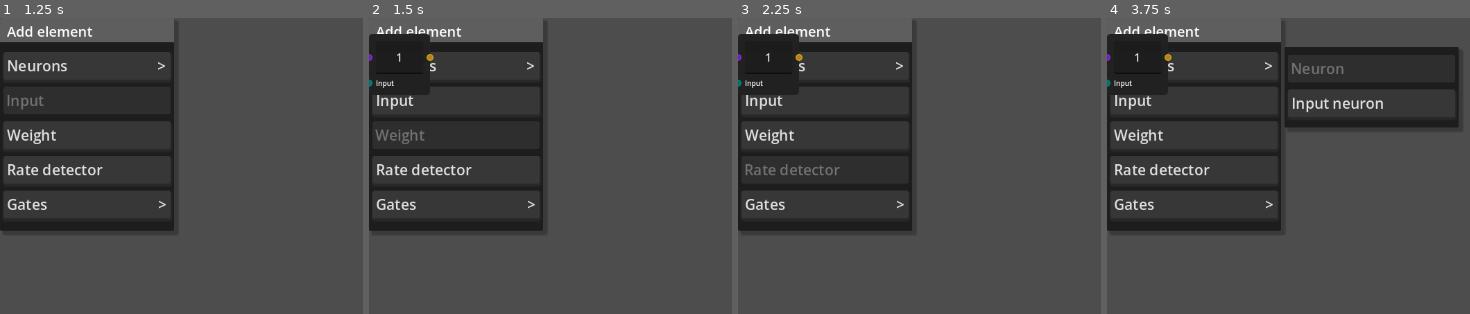
Above: before the commit, frames 1-4 (left to right).
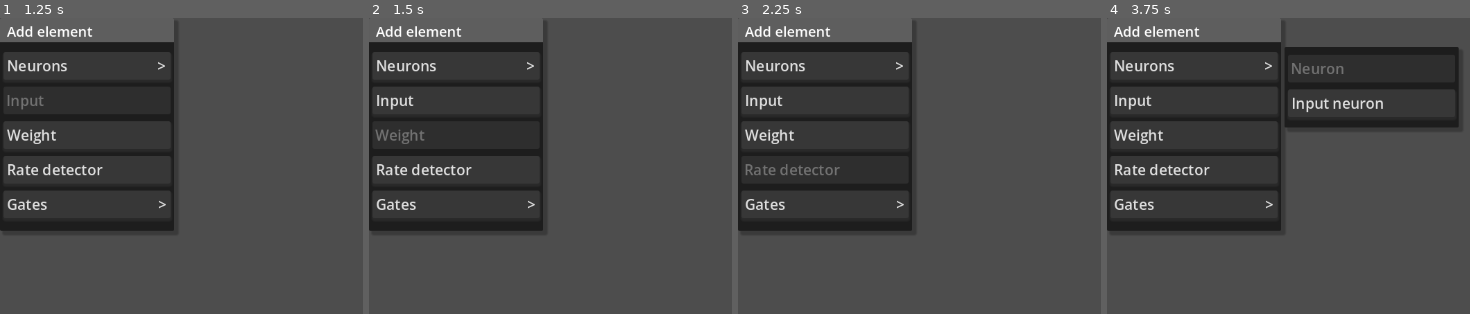
Above: after the commit, the same moments.

Repository: TheHat1/synapse
Game: Godot game, scene res://UI/Menus/add_elements_menu.tscn
Same seed, same stepped clock (60 frames per second), same inputs: the game is played once before the commit and once after it. This scene is started directly instead of the project's main scene.
Inputs:
- Up to frame 1 (1.25 s): click "Input" at 0.5 s
- Up to frame 2 (1.5 s): click "Weight" at 1.25 s
- Up to frame 3 (2.25 s): click "Rate detector" at 2 s
- Up to frame 4 (3.75 s): click "Neurons >" at 2.75 s; click "Neuron" at 3.5 s

Frame 1 is identical in both runs. In frame 2, 1.6% of the frame differs, in the area x 0-18%, y 5-24%; in frame 3, 1.6%; in frame 4, 1.6%.
Error before the commit: Cannot call method 'get_parent' on a null value. (res://UI/Menus/add_elements_menu.gd:17)
Error after the commit: Invalid call. Nonexistent function 'get_local_mouse_position' in base 'Window'. (res://UI/Menus/add_elements_menu.gd:16)

Commit message:
Nodes finally spawn at the mouse postion without being affected by GraphEdit zoom. Show polarity of connections button at telemetry panel now works. Fix bug where connections disapear when pressing the telemetry button twice

Diff:
--- a/UI/Menus/add_elements_menu.gd
+++ b/UI/Menus/add_elements_menu.gd
@@ -13,7 +13,7 @@
 
 func _on_button_2_pressed() -> void:
 	var i = input.instantiate()
-	i.position_offset = position
+	i.position_offset = (get_parent().get_local_mouse_position() + get_parent().scroll_offset) / get_parent().zoom - i.size / Vector2(2,2)
 	i.title += " " + str(get_parent().get_parent().get_parent().get_node("MainMenu").input_count)
 	get_parent().add_child(i)
 	get_parent().get_parent().get_parent().get_node("MainMenu").input_count += 1
@@ -21,14 +21,14 @@
 
 func _on_button_3_pressed() -> void:
 	var w = synaptic_weight.instantiate()
-	w.position_offset = position
+	w.position_offset = (get_parent().get_local_mouse_position() + get_parent().scroll_offset) / get_parent().zoom - w.size / Vector2(2,2)
 	get_parent().add_child(w)
 	get_parent().get_parent().get_parent().get_node("MainMenu").weight_count += 1
 	get_parent().close_menu_after_inst()
 
 func _on_button_4_pressed() -> void:
 	var rd = rate_detector.instantiate()
-	rd.position_offset = position
+	rd.position_offset = (get_parent().get_local_mouse_position() + get_parent().scroll_offset) / get_parent().zoom - rd.size / Vector2(2,2)
 	rd.title += " " + str(get_parent().get_parent().get_parent().get_node("MainMenu").rate_detector_count)
 	get_parent().add_child(rd)
 	get_parent().get_parent().get_parent().get_node("MainMenu").rate_detector_count += 1
@@ -40,7 +40,7 @@
 
 func _on_spike_gate_button_pressed() -> void:
 	var sg = spike_gate.instantiate()
-	sg.position_offset = position
+	sg.position_offset = (get_parent().get_local_mouse_position() + get_parent().scroll_offset) / get_parent().zoom - sg.size / Vector2(2,2)
 	get_parent().add_child(sg)
 	#get_parent().get_parent().get_parent().get_node("MainMenu").rate_detector_count += 1
 	get_parent().close_menu_after_inst()
@@ -48,14 +48,14 @@
 
 func _on_toggle_switch_button_pressed() -> void:
 	var tb = tbutton.instantiate()
-	tb.position_offset = position
+	tb.position_offset = (get_parent().get_local_mouse_position() + get_parent().scroll_offset) / get_parent().zoom - tb.size / Vector2(2,2)
 	get_parent().add_child(tb)
 	#get_parent().get_parent().get_parent().get_node("MainMenu").rate_detector_count += 1
 	get_parent().close_menu_after_inst()
 
 func _on_neuron_button_pressed() -> void:
 	var n = neuron.instantiate()
-	n.position_offset = position
+	n.position_offset = (get_parent().get_local_mouse_position() + get_parent().scroll_offset) / get_parent().zoom - n.size / Vector2(2,2)
 	n.title += " " + str(get_parent().get_parent().get_parent().get_node("MainMenu").neuron_count)
 	get_parent().add_child(n)
 	get_parent().get_parent().get_parent().get_node("MainMenu").neuron_count += 1
@@ -63,7 +63,7 @@
 
 func _on_input_neuron_button_pressed() -> void:
 	var i_n = input_neuron.instantiate()
-	i_n.position_offset = position
+	i_n.position_offset = (get_parent().get_local_mouse_position() + get_parent().scroll_offset) / get_parent().zoom - i_n.size / Vector2(2,2)
 	i_n.title += " " + str(get_parent().get_parent().get_parent().get_node("MainMenu").neuron_count)
 	get_parent().add_child(i_n)
 	get_parent().get_parent().get_parent().get_node("MainMenu").neuron_count += 1
--- a/UI/Telemetry/Misc/neuron_representer.gd
+++ b/UI/Telemetry/Misc/neuron_representer.gd
@@ -4,7 +4,7 @@
 var buffer = 0.0
 var current_buffer = 0.0
 var activation_treshold = 1.0
-var fade_time = 0.5
+var fade_time: float
 var elapsed = 0.0
 
 @onready var panel_style = self.get_theme_stylebox("panel")
--- a/UI/Telemetry/TelemetryPanel.tscn
+++ b/UI/Telemetry/TelemetryPanel.tscn
@@ -53,6 +53,7 @@
 anchors_preset = 15
 anchor_right = 1.0
 anchor_bottom = 1.0
+offset_bottom = -3.0
 grow_horizontal = 2
 grow_vertical = 2
 script = ExtResource("1_6tsrf")
@@ -134,6 +135,7 @@
 layout_mode = 2
 size_flags_vertical = 3
 mouse_force_pass_scroll_events = false
+theme_override_colors/activity = Color(0.4026969, 0, 0.029763984, 1)
 grid_pattern = 1
 snapping_enabled = false
 connection_lines_curvature = 0.0
@@ -173,7 +175,7 @@
 layout_mode = 2
 size_flags_horizontal = 3
 
-[node name="DataNormButton" type="CheckButton" parent="Panel/ScrollContainer/MarginContainer/VBoxContainer/HBoxContainer/ShowPolarity/HBoxContainer" unique_id=19309430]
+[node name="ShowPolarityButton" type="CheckButton" parent="Panel/ScrollContainer/MarginContainer/VBoxContainer/HBoxContainer/ShowPolarity/HBoxContainer" unique_id=19309430]
 layout_mode = 2
 mouse_default_cursor_shape = 2
 theme_override_constants/icon_max_width = 29
@@ -252,4 +254,5 @@
 
 [connection signal="connection_request" from="Panel/ScrollContainer/MarginContainer/VBoxContainer/TelemetryGraphEdit" to="Panel/ScrollContainer/MarginContainer/VBoxContainer/TelemetryGraphEdit" method="_on_connection_request"]
 [connection signal="disconnection_request" from="Panel/ScrollContainer/MarginContainer/VBoxContainer/TelemetryGraphEdit" to="Panel/ScrollContainer/MarginContainer/VBoxContainer/TelemetryGraphEdit" method="_on_disconnection_request"]
+[connection signal="toggled" from="Panel/ScrollContainer/MarginContainer/VBoxContainer/HBoxContainer/ShowPolarity/HBoxContainer/ShowPolarityButton" to="." method="_on_show_polarity_button_toggled"]
 [connection signal="value_changed" from="Panel/ScrollContainer/MarginContainer/VBoxContainer/HBoxContainer/FadeTime/HBoxContainer/HSlider" to="." method="_on_h_slider_value_changed"]
--- a/UI/Telemetry/telemetry_panel.gd
+++ b/UI/Telemetry/telemetry_panel.gd
@@ -9,12 +9,16 @@
 @onready var visible_center = $Panel/ScrollContainer/MarginContainer/VBoxContainer/TelemetryGraphEdit.size * Vector2(0.065,0.5)
 @onready var graphEditRef = get_parent().get_node('GraphEdit')
 @onready var telemetryGraphEditRef = $Panel/ScrollContainer/MarginContainer/VBoxContainer/TelemetryGraphEdit
+var show_polarity: bool = false
+
+var inhibitory_connections := []
 
 signal fade_time_changed(value: float)
 
 func _ready() -> void:
 	size = get_viewport().get_visible_rect().size
 	graphEditRef.spike.connect(_on_spike)
+
 
 func _process(delta: float) -> void:
 	activationsPerSecond -= activationsPerSecond * delta
@@ -25,11 +29,15 @@
 	emit_signal("fade_time_changed", value / 1000)
 
 func display_network():
+	$Panel/ScrollContainer/MarginContainer/VBoxContainer/HBoxContainer/FadeTime/HBoxContainer/HSlider.value = 500.0
 	var representer_nodes = telemetryGraphEditRef.get_children()
 	for node in representer_nodes:
 		if node is GraphNode:
-			node.queue_free()
+			telemetryGraphEditRef.remove_child(node)
+			node.free()
 	telemetryGraphEditRef.clear_connections()
+
+	await get_tree().process_frame
 
 	var nodes = graphEditRef.get_children()
 	var all_connections = graphEditRef.get_connection_list()
@@ -75,6 +83,24 @@
 		for connection in all_connections:
 			if connection["from_node"] == node:
 				telemetryGraphEditRef.connect_node(connection["from_node"], 0, connection["to_node"], 0)
+				if graphEditRef.get_node(NodePath(connection["to_node"])).type == "Neuron" :
+					if connection["to_port"] == 0:
+						inhibitory_connections.append(connection)
+
+	if show_polarity:
+		set_connection_polarity_color(show_polarity)
 
 func _on_spike():
 	activationsPerSecond += 1
+
+func _on_show_polarity_button_toggled(toggled_on: bool) -> void:
+	show_polarity = toggled_on
+	set_connection_polarity_color(show_polarity)
+
+func set_connection_polarity_color(val: bool):
+	if val:
+		for connection in inhibitory_connections:
+			telemetryGraphEditRef.set_connection_activity(connection["from_node"], connection["from_port"], connection["to_node"], connection["to_port"], 1)
+	else:
+		for connection in inhibitory_connections:
+			telemetryGraphEditRef.set_connection_activity(connection["from_node"], connection["from_port"], connection["to_node"], connection["to_port"], 0)
